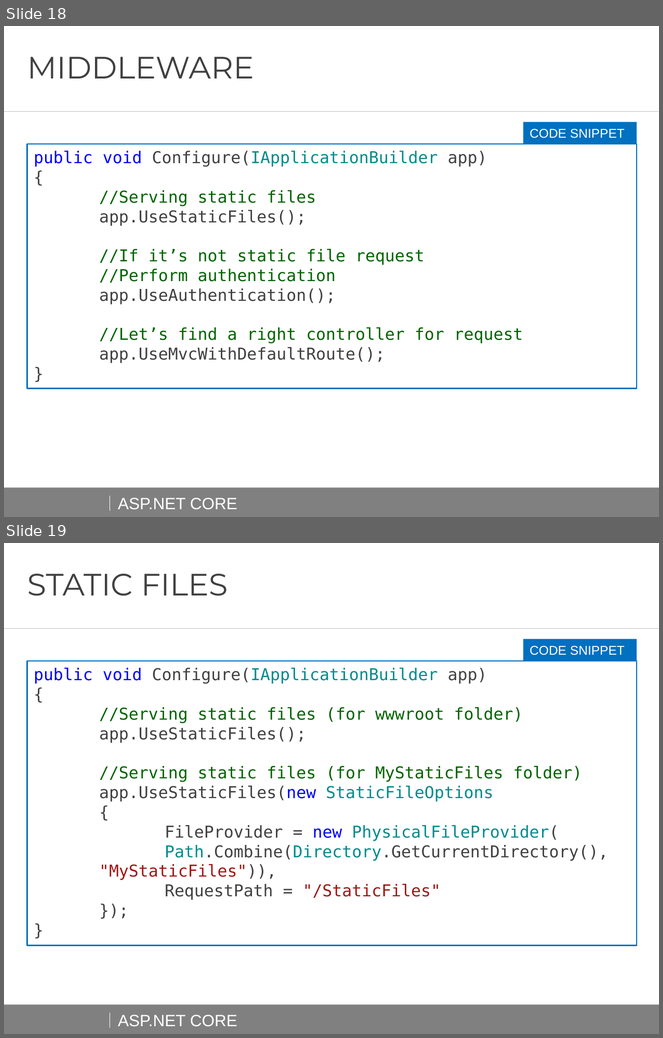
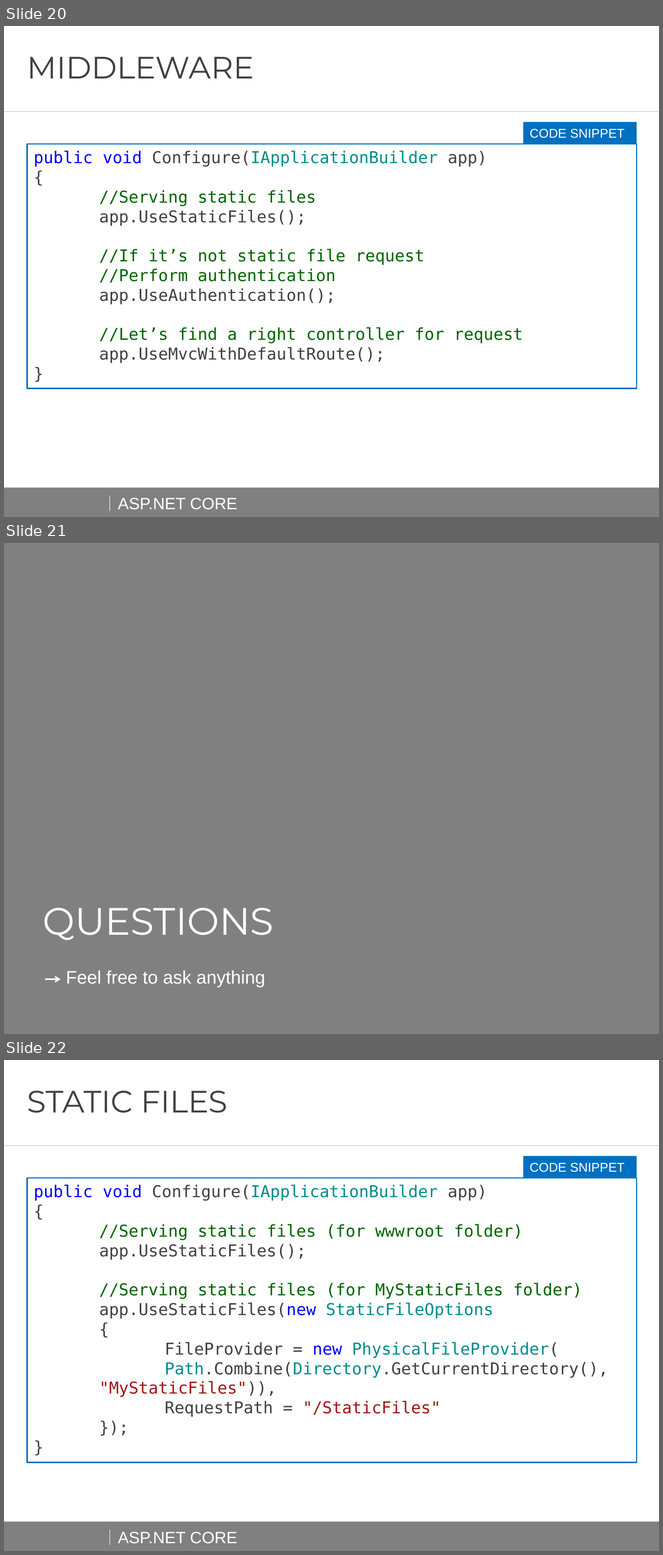
Before and after one commit to AndreiShenets/ASP.NET-Lectures, a slide deck: docs/ASP.NET CORE - iTechArt 2018.pptx. Shown one above the other, each under a label of ours: slides 18 and 19 before the commit, slides 20, 21 and 22 after it. The pictures are 663x1038 and 663x1555 pixels, drawn with LibreOffice and Linux fonts; fonts in the diff are those of the drawing; background and template pictures are left out. Boxes give left, top, right and bottom in pixels: in the first picture for what was removed or moved away, otherwise in the second. Text is boxed around its words. In the diff, an @@ line names an element or a change of style, - is before the commit and + after.

```diff
--- a/docs/ASP.NET CORE - iTechArt 2018.pptx
+++ b/docs/ASP.NET CORE - iTechArt 2018.pptx
@@ slide 21 added at <box>4,543,659,1034</box>, background #FFFFFF; not listed: 4 template elements that a slide beside it also shows @@
@@ rectangle added at <box>4,543,659,1034</box>, fill #808080 @@
@@ text added at <box>42,908,274,940</box>, 42 pt, text #FFFFFF @@
+QUESTIONS
@@ arrow added from (45, 979) to (61, 979), #FFFFFF 1.6 pt @@
@@ text added at <box>66,970,265,988</box>, 20 pt, text #FFFFFF @@
+Feel free to ask anything
@@ what was slide 18 is now slide 20 @@
@@ what was slide 19 is now slide 22 @@
```
Also in this commit, not shown: 1 slide changed, 5 other slides added, 1 slide removed, 2 other files.
